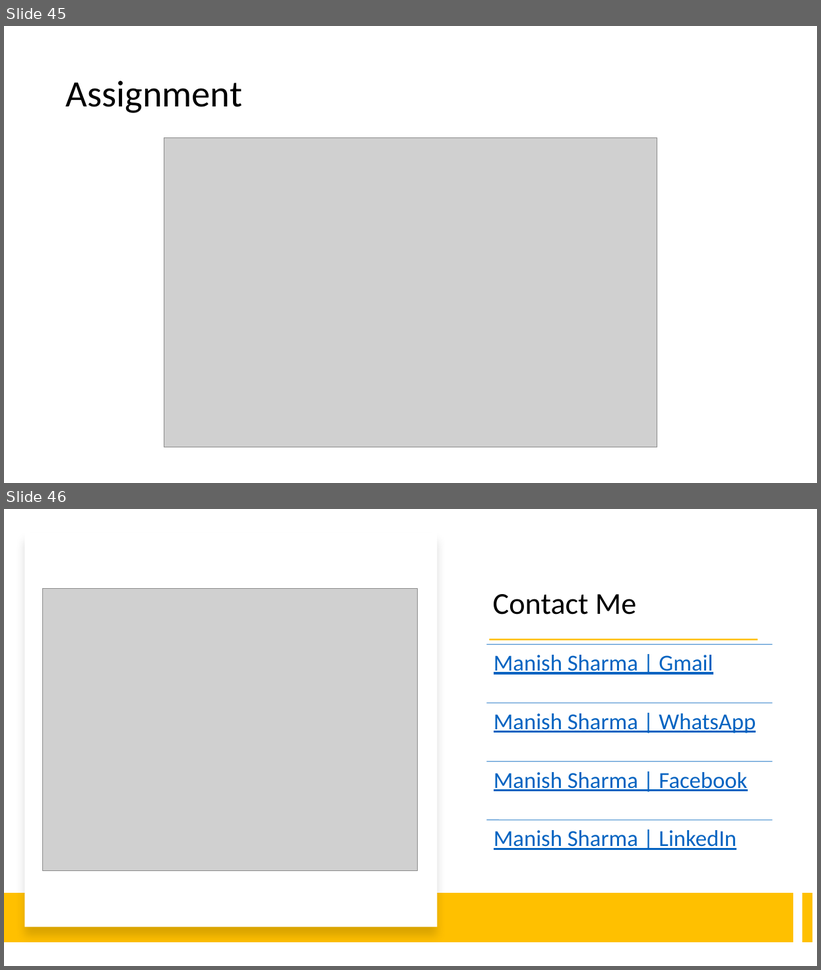
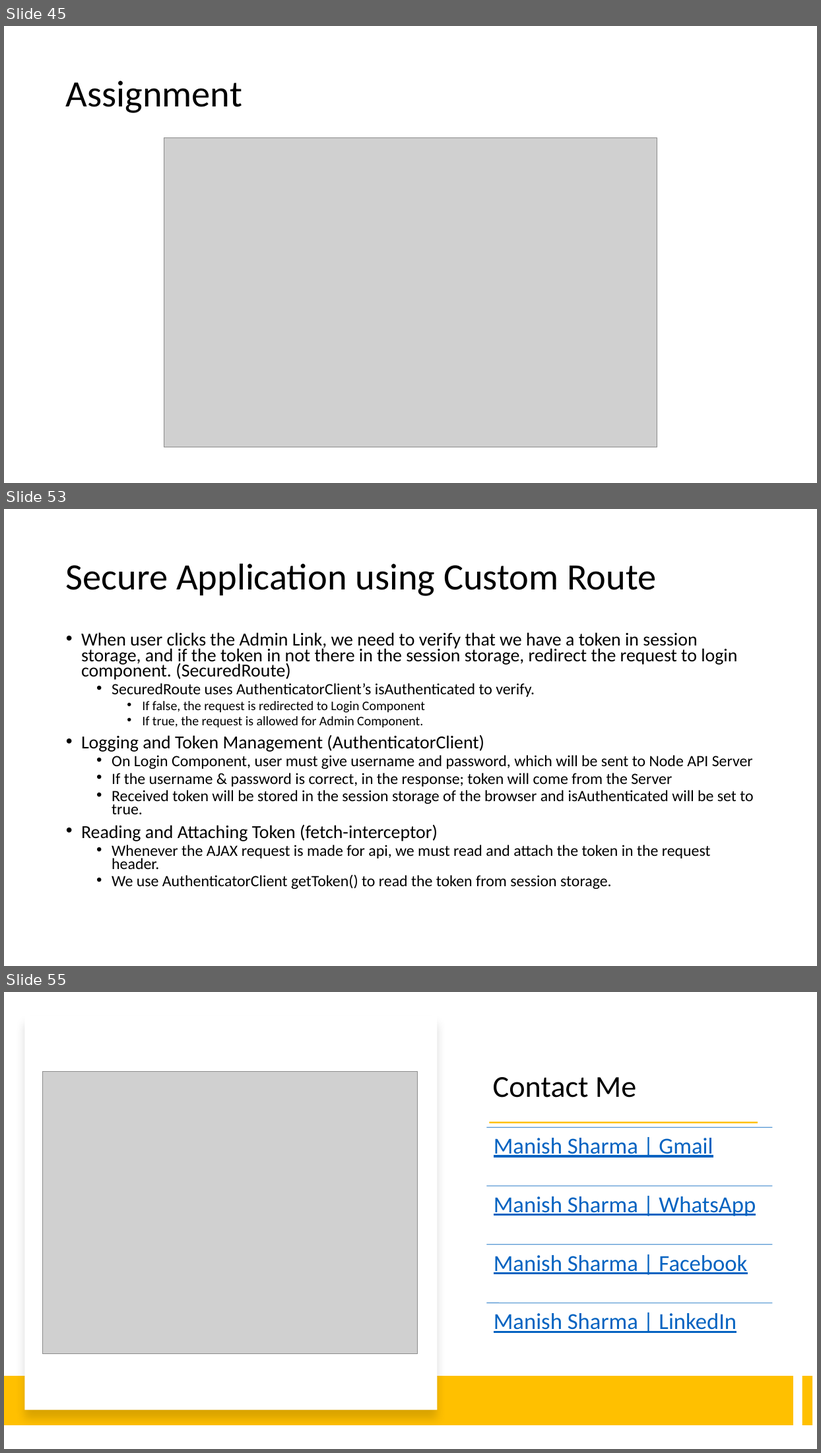
Before and after one commit to manishvbn/ReactJS_Jul22, a slide deck: Notes/React.pptx. Shown one above the other, each under a label of ours: slides 45 and 46 before the commit, slides 45, 53 and 55 after it; the slides between them are not shown. The pictures are 821x970 and 821x1453 pixels, drawn with LibreOffice and Linux fonts; fonts in the diff are those of the drawing; grey boxes stand for pictures. Boxes give left, top, right and bottom in pixels: in the first picture for what was removed or moved away, otherwise in the second. Text is boxed around its words. In the diff, an @@ line names an element or a change of style, - is before the commit and + after.

```diff
--- a/Notes/React.pptx
+++ b/Notes/React.pptx
@@ slide 53 added at (4, 509, 817, 966), background #FFFFFF @@
@@ title added at (66, 563, 656, 596), 44 pt, text #000000 @@
+Secure Application using Custom Route
@@ text added at (81, 632, 753, 889), 18.6 pt, text #000000 @@
+• When user clicks the Admin Link, we need to verify that we have a token in session storage, and if the token in not there in the session storage, redirect the request to login component. (SecuredRoute)
+  • SecuredRoute uses AuthenticatorClient’s isAuthenticated to verify.
+    • If false, the request is redirected to Login Component
+    • If true, the request is allowed for Admin Component.
+• Logging and Token Management (AuthenticatorClient)
+  • On Login Component, user must give username and password, which will be sent to Node API Server
+  • If the username & password is correct, in the response; token will come from the Server
+  • Received token will be stored in the session storage of the browser and isAuthenticated will be set to true.
+• Reading and Attaching Token (fetch-interceptor)
+  • Whenever the AJAX request is made for api, we must read and attach the token in the request header.
+  • We use AuthenticatorClient getToken() to read the token from session storage.
@@ what was slide 46 is now slide 55 @@
```
Also in this commit, not shown: 8 other slides added.
